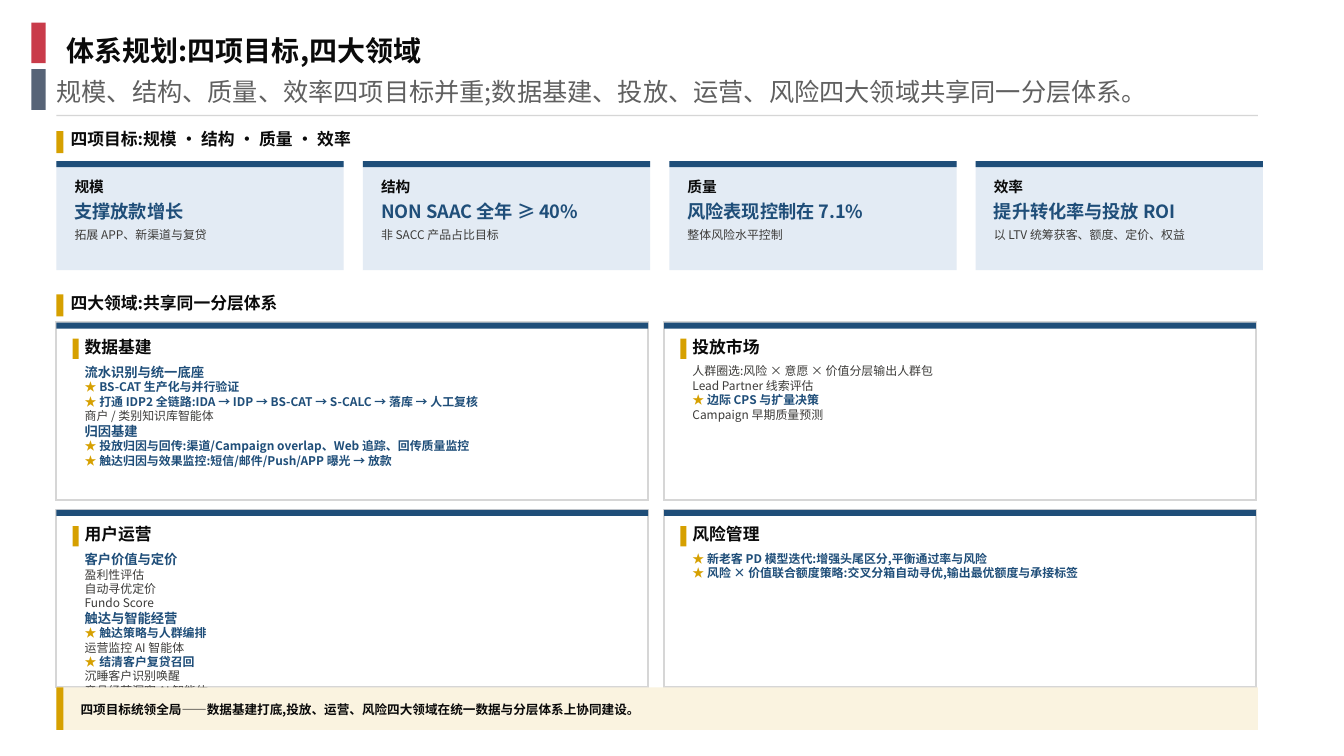
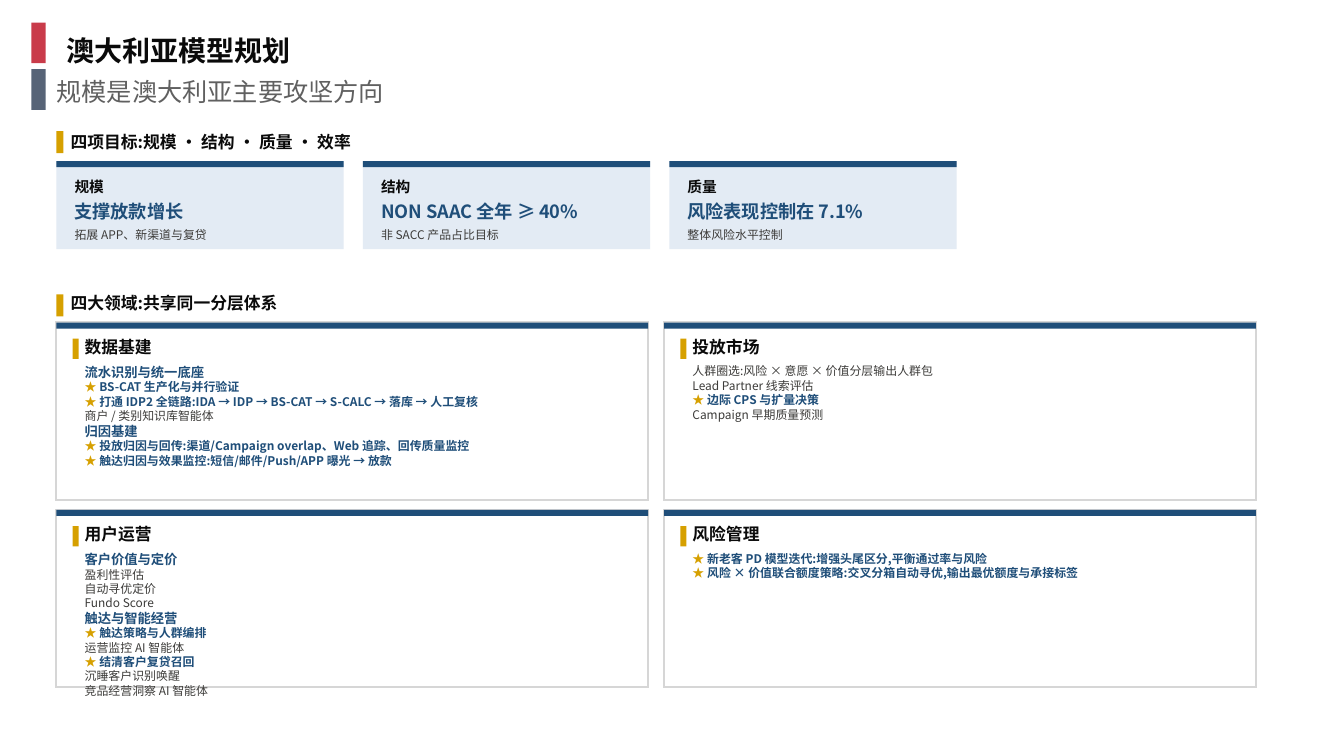
Before and after one commit to EliamZhang/Modek-MBR-September, a slide deck: slide 1 of Model MBR August.pptx. Drawn at 1344x756 pixels with LibreOffice and Linux fonts; fonts in the diff are those of the drawing; background and template pictures are left out. Boxes give left, top, right and bottom in pixels: in the first picture for what was removed or moved away, otherwise in the second. Text is boxed around its words. In the diff, an @@ line names an element or a change of style, - is before the commit and + after.

```diff
--- a/Model MBR August.pptx
+++ b/Model MBR August.pptx
@@ text at (67,37,291,64): text changed @@
-体系规划:四项目标,四大领域
+澳大利亚模型规划
@@ text at (56,80,384,103): text changed @@
-规模、结构、质量、效率四项目标并重;数据基建、投放、运营、风险四大领域共享同一分层体系。
+规模是澳大利亚主要攻坚方向
@@ rectangle removed at (56,115,1258,116) @@
@@ rectangle "规模": place and size @@
-rectangle "规模" at (56,161,344,270)
+rectangle "规模" at (56,161,344,249)
@@ rectangle "结构": place and size @@
-rectangle "结构" at (363,161,650,270)
+rectangle "结构" at (363,161,650,249)
@@ rectangle "质量": place and size @@
-rectangle "质量" at (669,161,957,270)
+rectangle "质量" at (669,161,957,249)
@@ rectangle removed at (976,161,1263,270) @@
-效率
-提升转化率与投放 ROI
-以 LTV 统筹获客、额度、定价、权益
@@ rectangle removed at (976,161,1263,167) @@
@@ rectangle removed at (56,688,1258,730) @@
-四项目标统领全局——数据基建打底,投放、运营、风险四大领域在统一数据与分层体系上协同建设。
@@ rectangle removed at (56,688,64,730) @@
```
Also in this commit, not shown: 1 other slide changed, 1 other file.
